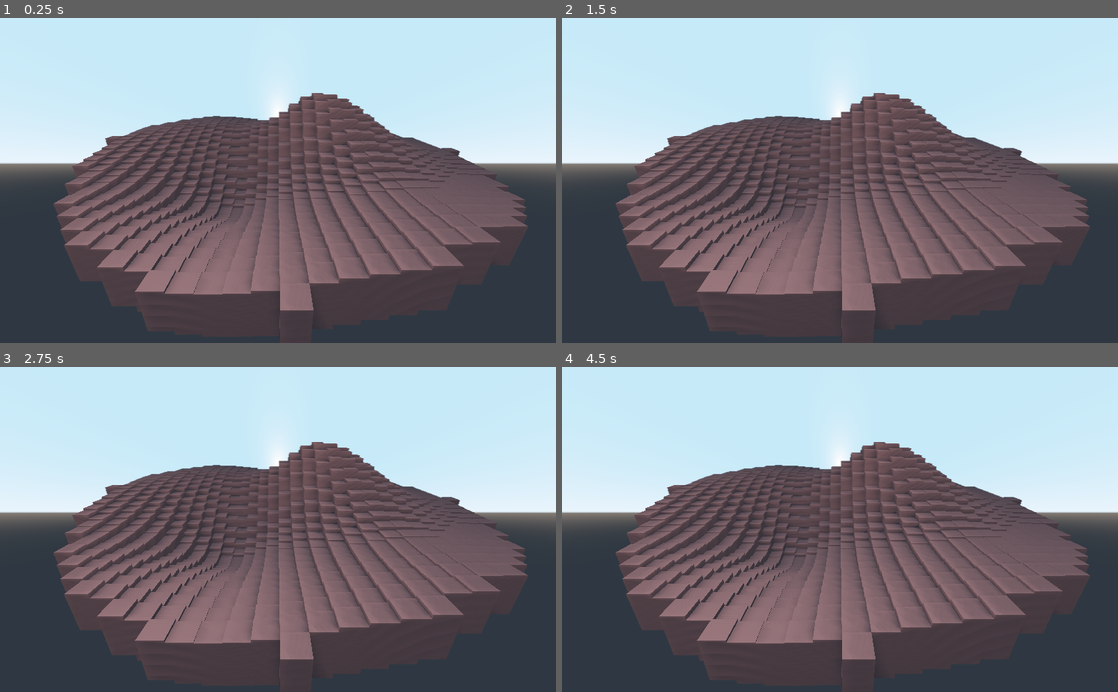
Above: before the commit, frames 1-4 (two rows, left to right).
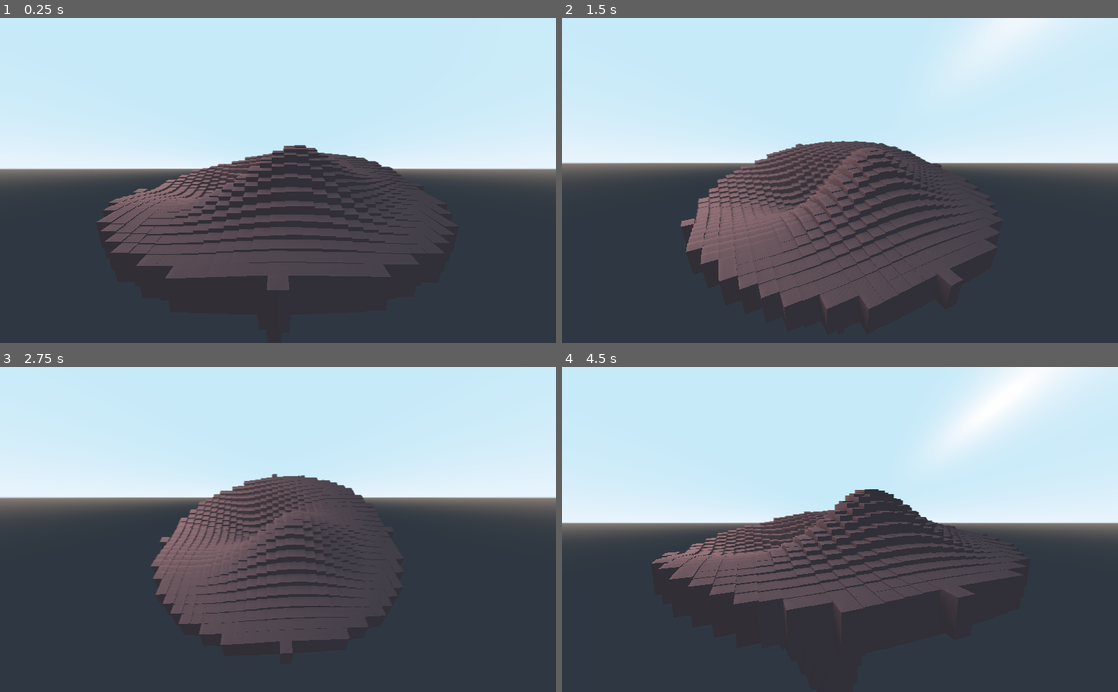
Above: after the commit, the same moments.

Repository: CiaranWoodward/LD49
Game: Godot game, scene res://Map/Map.tscn
The game is run twice, just before and just after one commit, with the same random seed, the same clock (stepped at 60 frames per second) and the same inputs.
Inputs:
- Up to frame 1 (0.25 s): no input
- Up to frame 2 (1.5 s): tap Enter at 0.5 s; hold Right (ui_right) 0.53-1.28 s; hold Down (ui_down) from 1.28 s (still down)
- Up to frame 3 (2.75 s): release Down (ui_down) at 2.03 s; hold Right (ui_right) from 2.03 s (still down)
- Up to frame 4 (4.5 s): release Right (ui_right) at 2.78 s; hold Up (ui_up) 2.78-3.53 s; hold Left (ui_left) from 3.53 s (still down)

The runs differ from the first frame. In frame 1, 35% of the frame differs, in the area x 0-100%, y 23-99%; in frame 2, 32%; in frame 3, 34%; in frame 4, 39%, in the area x 0-100%, y 0-99%.

Commit message:
Add simple camera controls

Diff:
--- a/LineRenderer/LineRenderer.tscn
+++ b/LineRenderer/LineRenderer.tscn
@@ -2,26 +2,6 @@
 
 [ext_resource path="res://LineRenderer/LineRenderer.gd" type="Script" id=1]
 
-
-[node name="LineRenderer" type="ImmediateGeometry" index="0"]
-
-layers = 1
-material_override = null
-cast_shadow = 1
-extra_cull_margin = 0.0
-use_in_baked_light = false
-lod_min_distance = 0.0
-lod_min_hysteresis = 0.0
-lod_max_distance = 0.0
-lod_max_hysteresis = 0.0
+[node name="LineRenderer" type="ImmediateGeometry"]
 script = ExtResource( 1 )
-_sections_unfolded = [ "Geometry" ]
 points = [ Vector3( 0, 0, 0 ), Vector3( 0, 4, 0 ) ]
-startThickness = 0.1
-endThickness = 0.1
-cornerSmooth = 5
-capSmooth = 5
-drawCaps = true
-drawCorners = true
-globalCoords = true
-scaleTexture = true
--- a/Map/Camera.gd
+++ b/Map/Camera.gd
@@ -1,11 +1,68 @@
 extends Camera
 
+export var MAX_HEIGHT : float = 95.0
+export var MIN_HEIGHT : float = 20.0
+export var distance : float = 120.0
+export var MAX_SPEED = 10.0
+export var ACCEL_TIME = 0.5
+export var STOP_TIME = 0.2
+
+onready var tween = get_node("Tween")
+
+var angle = 0.0
+var dir_vec = Vector2.ZERO
+var speed = 0
+var height = 35.0
+var moving = false
 
 # Called when the node enters the scene tree for the first time.
 func _ready() -> void:
 	pass # Replace with function body.
 
+func _process(delta: float) -> void:
+	var dir_delta = Vector2.ZERO
+	if Input.is_action_pressed("ui_right"):
+		dir_delta.x += 1
+	if Input.is_action_pressed("ui_left"):
+		dir_delta.x -= 1
+	if Input.is_action_pressed("ui_up"):
+		dir_delta.y -= 1
+	if Input.is_action_pressed("ui_down"):
+		dir_delta.y += 1
+	if speed == 0:
+		dir_vec = dir_delta
 
-# Called every frame. 'delta' is the elapsed time since the previous frame.
-#func _process(delta: float) -> void:
-#	pass
+	if dir_delta != Vector2.ZERO:
+		tween.remove(self, "dir_vec")
+		tween.interpolate_property(self, "dir_vec", dir_vec, dir_delta, 1, Tween.TRANS_EXPO, Tween.EASE_OUT)
+		tween.start()
+
+	if dir_delta != Vector2.ZERO && !moving:
+		# just started moving
+		tween.remove(self, "speed")
+		tween.interpolate_property(self, "speed", speed, MAX_SPEED, ACCEL_TIME, Tween.TRANS_SINE, Tween.EASE_OUT)
+		tween.start()
+		moving = true
+
+	if dir_delta == Vector2.ZERO && moving:
+		# just stopped moving
+		tween.remove(self, "speed")
+		tween.interpolate_property(self, "speed", speed, 0, STOP_TIME, Tween.TRANS_SINE, Tween.EASE_OUT)
+		tween.start()
+		moving = false
+
+	angle += dir_vec.x * speed * delta
+	height += dir_vec.y * speed * 20.0 * delta
+
+	while (angle < 0):
+		angle += PI * 2
+	while (angle > PI * 2):
+		angle -= PI * 2
+
+	if height < MIN_HEIGHT:
+		height = MIN_HEIGHT
+	if height > MAX_HEIGHT:
+		height = MAX_HEIGHT
+
+	self.translation = Vector3(cos(angle) * distance, height, sin(angle) * distance)
+	self.look_at(Vector3(0,0,0), Vector3(0, 1, 0))
--- a/Map/Map.tscn
+++ b/Map/Map.tscn
@@ -20,7 +20,7 @@
 ssao_light_affect = 1.0
 ssao_edge_sharpness = 1.0
 dof_blur_far_enabled = true
-dof_blur_far_distance = 55.61
+dof_blur_far_distance = 64.69
 dof_blur_far_transition = 65.46
 dof_blur_far_amount = 0.05
 dof_blur_near_enabled = true
@@ -39,6 +39,8 @@
 far = 3907.3
 script = ExtResource( 1 )
 
+[node name="Tween" type="Tween" parent="Camera"]
+
 [node name="WorldEnvironment" type="WorldEnvironment" parent="."]
 environment = SubResource( 2 )
 
--- a/project.godot
+++ b/project.godot
@@ -18,6 +18,37 @@
 
 settings/stdout/print_fps=true
 
+[input]
+
+ui_left={
+"deadzone": 0.5,
+"events": [ Object(InputEventKey,"resource_local_to_scene":false,"resource_name":"","device":0,"alt":false,"shift":false,"control":false,"meta":false,"command":false,"pressed":false,"scancode":16777231,"unicode":0,"echo":false,"script":null)
+, Object(InputEventJoypadButton,"resource_local_to_scene":false,"resource_name":"","device":0,"button_index":14,"pressure":0.0,"pressed":false,"script":null)
+, Object(InputEventKey,"resource_local_to_scene":false,"resource_name":"","device":0,"alt":false,"shift":false,"control":false,"meta":false,"command":false,"pressed":false,"scancode":65,"unicode":0,"echo":false,"script":null)
+ ]
+}
+ui_right={
+"deadzone": 0.5,
+"events": [ Object(InputEventKey,"resource_local_to_scene":false,"resource_name":"","device":0,"alt":false,"shift":false,"control":false,"meta":false,"command":false,"pressed":false,"scancode":16777233,"unicode":0,"echo":false,"script":null)
+, Object(InputEventJoypadButton,"resource_local_to_scene":false,"resource_name":"","device":0,"button_index":15,"pressure":0.0,"pressed":false,"script":null)
+, Object(InputEventKey,"resource_local_to_scene":false,"resource_name":"","device":0,"alt":false,"shift":false,"control":false,"meta":false,"command":false,"pressed":false,"scancode":68,"unicode":0,"echo":false,"script":null)
+ ]
+}
+ui_up={
+"deadzone": 0.5,
+"events": [ Object(InputEventKey,"resource_local_to_scene":false,"resource_name":"","device":0,"alt":false,"shift":false,"control":false,"meta":false,"command":false,"pressed":false,"scancode":16777232,"unicode":0,"echo":false,"script":null)
+, Object(InputEventJoypadButton,"resource_local_to_scene":false,"resource_name":"","device":0,"button_index":12,"pressure":0.0,"pressed":false,"script":null)
+, Object(InputEventKey,"resource_local_to_scene":false,"resource_name":"","device":0,"alt":false,"shift":false,"control":false,"meta":false,"command":false,"pressed":false,"scancode":87,"unicode":0,"echo":false,"script":null)
+ ]
+}
+ui_down={
+"deadzone": 0.5,
+"events": [ Object(InputEventKey,"resource_local_to_scene":false,"resource_name":"","device":0,"alt":false,"shift":false,"control":false,"meta":false,"command":false,"pressed":false,"scancode":16777234,"unicode":0,"echo":false,"script":null)
+, Object(InputEventJoypadButton,"resource_local_to_scene":false,"resource_name":"","device":0,"button_index":13,"pressure":0.0,"pressed":false,"script":null)
+, Object(InputEventKey,"resource_local_to_scene":false,"resource_name":"","device":0,"alt":false,"shift":false,"control":false,"meta":false,"command":false,"pressed":false,"scancode":83,"unicode":0,"echo":false,"script":null)
+ ]
+}
+
 [physics]
 
 common/enable_pause_aware_picking=true
